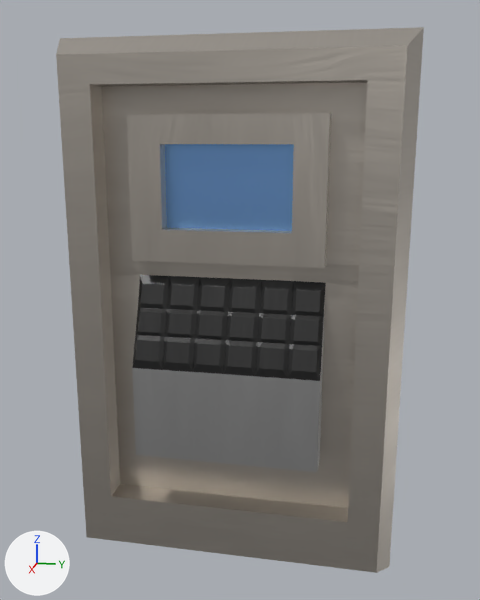
Two versions of the FBX model Assets/Resources/Prefabs/TexturedFBX/elev3.fbx, one commit apart.
Camera for both pictures: a 50 mm camera at (1.056, 0.233, 0.771) aimed at (-0.017, 0.018, 0.502). The lights are fixed; the arrows at lower left show +X, +Y and +Z. Where no turn or scale is listed for an object, it has been applied to the vertices.
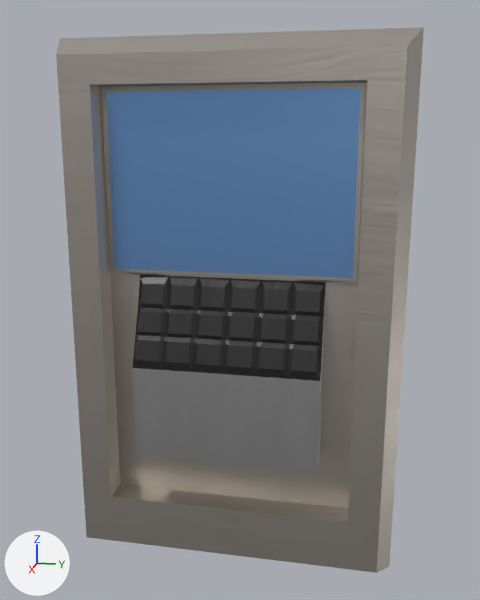
The change, as a list of edits to the scene's bpy script:
```text
Change me_cube_002:
    where me_cube_002.from_pydata(...)  # 541 vertices, 553 faces; spans x -0.043..0.033, y -0.292..0.293, z -0.386..0.536
    used by ob_cube_002; location = (0.0, 0.0, 0.393)
    me_cube_002 part 1: 67 of 541 vertices moved; they spanned x -0.02..0.011, y -0.16..0.161, z 0.176..0.412 and now span x -0.02..-0.015, y -0.211..0.212, z 0.15..0.454; mean shift (-0.012, 0.0, 0.006); largest move (0.011, 0.107, 0.366) -> (-0.015, 0.204, 0.449)
```

Where the change shows, as pixel boxes (x1, y1, x2, y2) in the pictures (480 x 600 px; the box of a moved part takes in the faces that stretch with it):
part 1 of me_cube_002, moved or reshaped: (101, 82, 367, 288) in both
